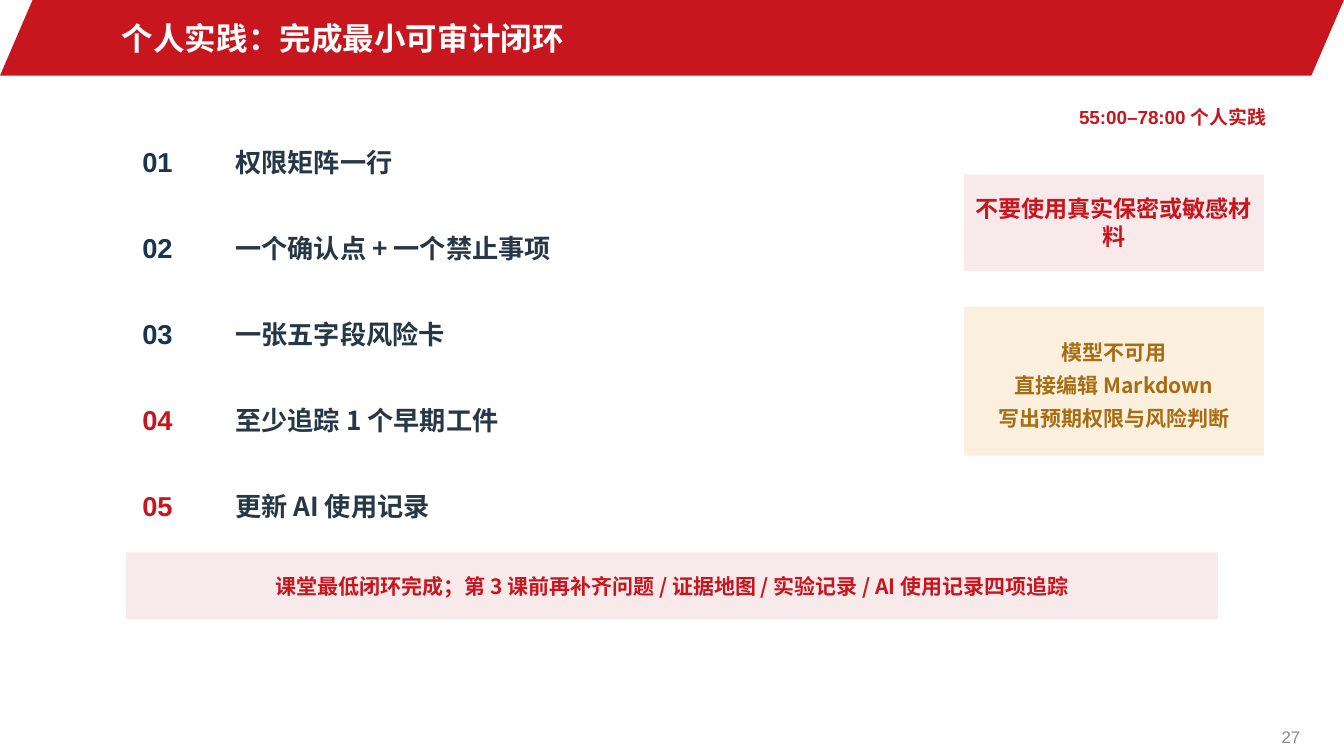
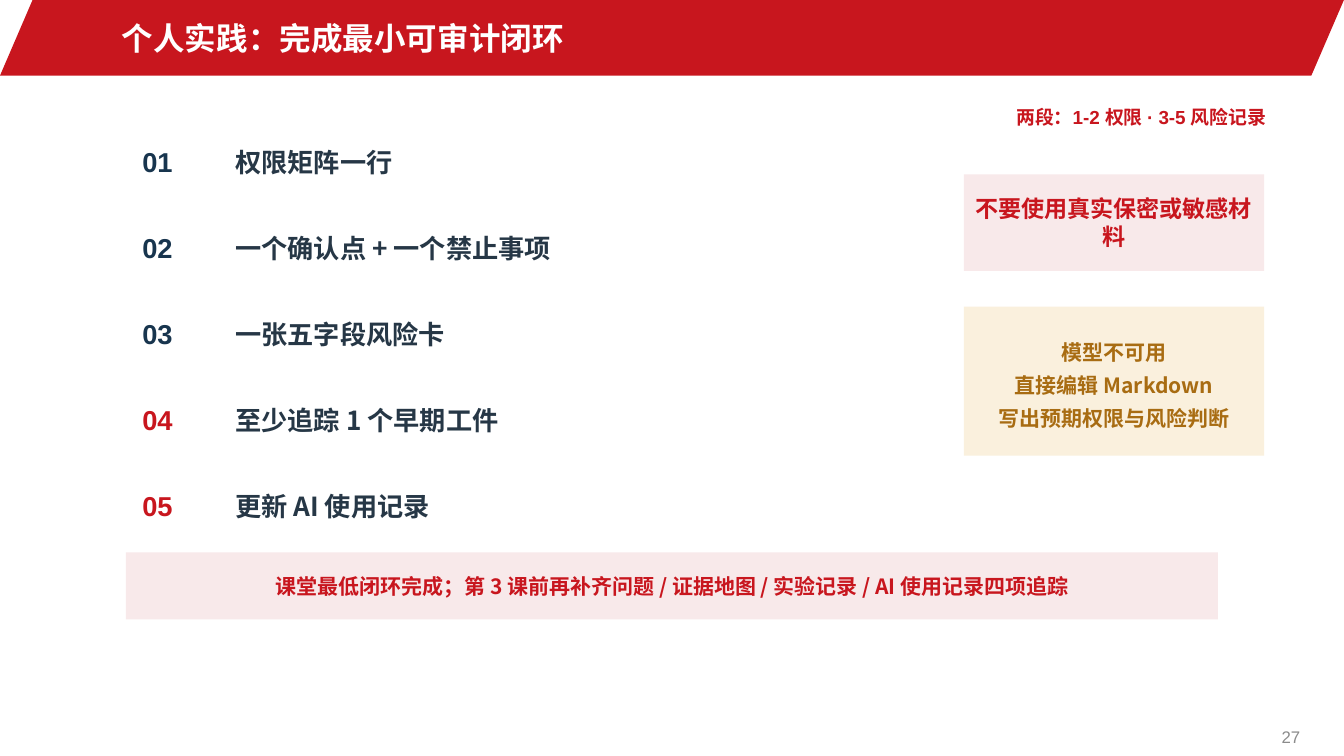
Before and after one commit to jinyh/ai4research, a slide deck: slide 27 of lessons/lesson-02/slides.pptx. Drawn at 1344x756 pixels with LibreOffice and Linux fonts; fonts in the diff are those of the drawing; background and template pictures are left out. Boxes give left, top, right and bottom in pixels: in the first picture for what was removed or moved away, otherwise in the second. Text is boxed around its words. In the diff, an @@ line names an element or a change of style, - is before the commit and + after.

```diff
--- a/lessons/lesson-02/slides.pptx
+++ b/lessons/lesson-02/slides.pptx
@@ text at [1016, 108, 1266, 126]: text changed @@
-55:00–78:00 个人实践
+两段：1-2 权限 · 3-5 风险记录
```
Also in this commit, not shown: 2 other slides changed, 26 other files.
